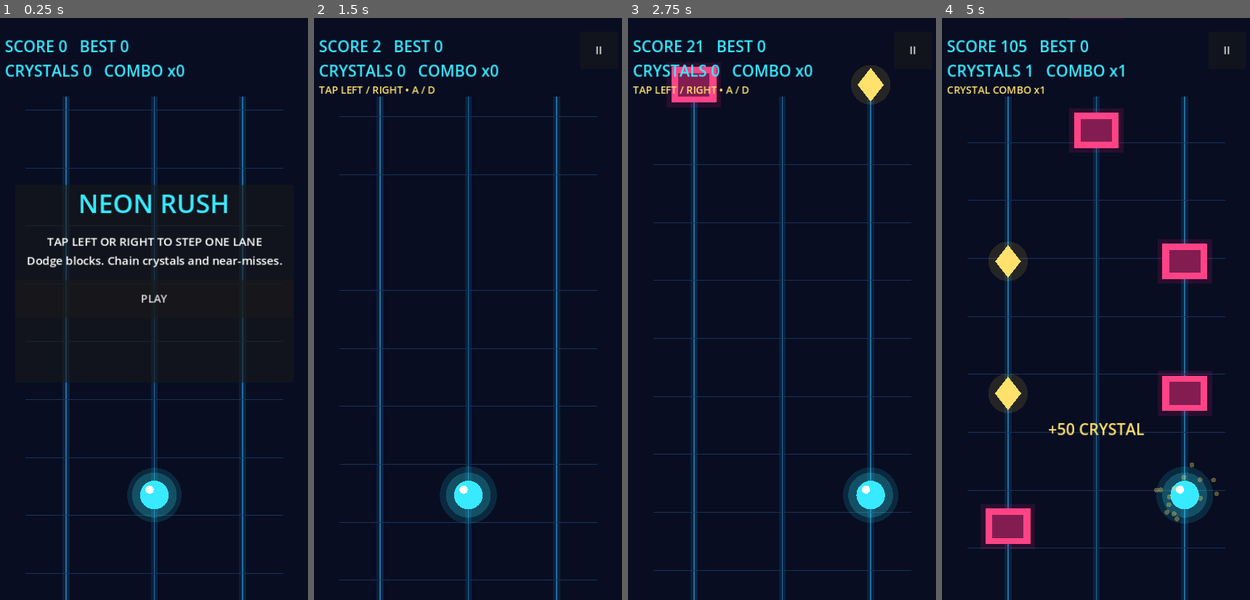
Above: before the commit, frames 1-4 (left to right).
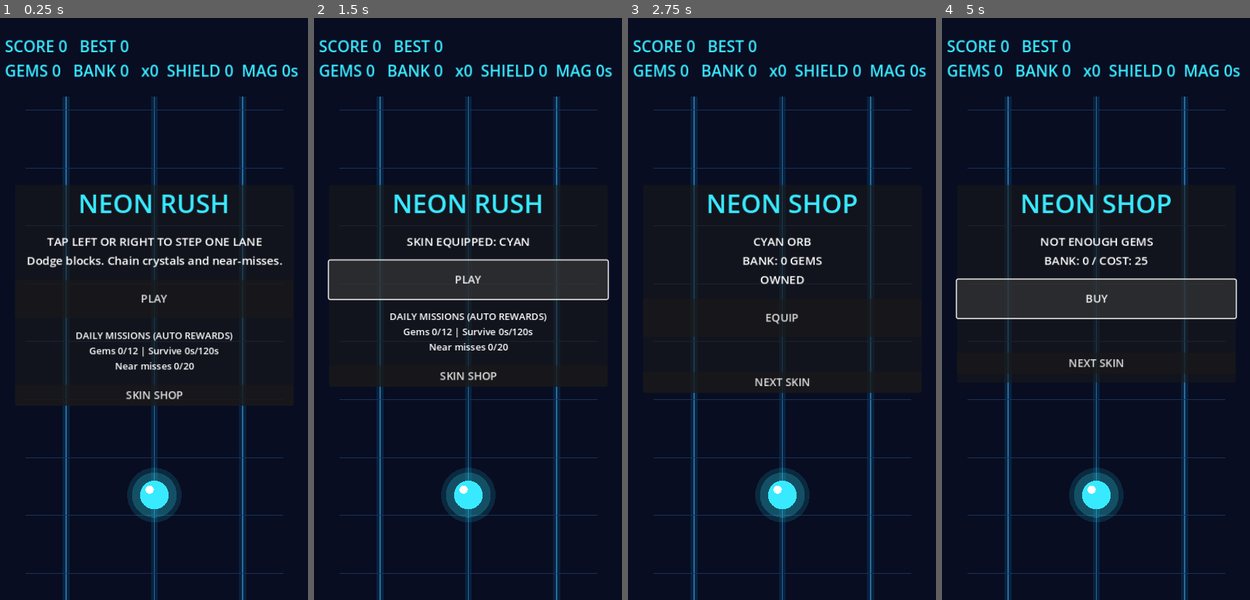
Above: after the commit, the same moments.

Repository: JoshKing15/neon-rush-android
Game: Godot game, scene res://scenes/main.tscn
Two runs of this game, one before a commit and one after it. Both use one fixed random seed, a clock stepped at 60 frames per second and the inputs below.
Inputs (mouse positions are in pixels of both pictures, inside the frame that each line leads up to):
- Up to frame 1 (0.25 s): no input
- Up to frame 2 (1.5 s): click (468, 396) at 0.5 s, where only the run after the commit has a clickable "SKIN SHOP"; click "PLAY" (after the commit: "EQUIP") at 1.25 s
- Up to frame 3 (2.75 s): click (782, 378) at 2 s, where only the run after the commit has a clickable "SKIN SHOP"
- Up to frame 4 (5 s): click (1096, 384) at 2.75 s, where only the run after the commit has a clickable "NEXT SKIN"; click (1096, 320) at 3.5 s, where only the run after the commit has a clickable "BUY"; click (1096, 297) at 4.25 s, where only the run after the commit has a clickable "BUY"

The runs differ from the first frame. In frame 1, 2.6% of the frame differs, in the area x 2-97%, y 8-67%; in frame 2, 12%; in frame 3, 9.9%; in frame 4, 20%, in the area x 1-97%, y 0-96%.

Commit message:
Implement v0.4 shield, magnet, saved gems, skin shop and daily missions

Diff:
--- a/scripts/game.gd
+++ b/scripts/game.gd
@@ -7,6 +7,12 @@
 const PLAYER_Y := 700.0
 const LANES := [110.0, 240.0, 370.0]
 const SAVE_PATH := "user://neon_rush.save"
+const PROFILE_PATH := "user://neon_rush_profile_v1.json"
+const SKIN_NAMES := ["CYAN", "VIOLET", "LIME", "SUNSET"]
+const SKIN_COLORS := [Color("38eaff"), Color("ba7aff"), Color("78ff8c"), Color("ff9959")]
+const SKIN_COSTS := [0, 25, 50, 75]
+const MISSION_TARGETS := [12, 120, 20]
+const MISSION_REWARDS := [15, 20, 25]
 const BG := Color("080d22")
 const CYAN := Color("38eaff")
 const PINK := Color("ff4386")
@@ -51,6 +57,21 @@
 var feedback_timer := 0.0
 var sound_player: AudioStreamPlayer
 var sound_stream: AudioStreamGeneratorPlayback
+var wallet := 0
+var owned_skins: Array[int] = [0]
+var selected_skin := 0
+var shield_charges := 0
+var magnet_time := 0.0
+var powerup_clock := 11.0
+var mission_day := ""
+var mission_progress: Array[int] = [0, 0, 0]
+var mission_claimed: Array[bool] = [false, false, false]
+var mission_seconds := 0.0
+var menu_mode := "main"
+var mission_label: Label
+var shop_button: Button
+var next_skin_button: Button
+var shop_index := 0
 var hud: Label
 var hint: Label
 var overlay: PanelContainer
@@ -63,6 +84,7 @@
 func _ready() -> void:
 	rng.randomize()
 	_load_best()
+	_load_profile()
 	_build_ui()
 	_setup_audio()
 	_show_menu("NEON RUSH", "TAP LEFT OR RIGHT TO STEP ONE LANE\nDodge blocks. Chain crystals and near-misses.", "PLAY")
@@ -115,11 +137,28 @@
 	reward_button.disabled = true
 	reward_button.visible = false
 	stack.add_child(reward_button)
+	mission_label = Label.new()
+	mission_label.horizontal_alignment = HORIZONTAL_ALIGNMENT_CENTER
+	mission_label.add_theme_font_size_override("font_size", 14)
+	stack.add_child(mission_label)
+	shop_button = Button.new()
+	shop_button.text = "SKIN SHOP"
+	shop_button.pressed.connect(_open_shop)
+	stack.add_child(shop_button)
+	next_skin_button = Button.new()
+	next_skin_button.text = "NEXT SKIN"
+	next_skin_button.pressed.connect(_next_skin)
+	next_skin_button.visible = false
+	stack.add_child(next_skin_button)
 	_refresh_hud()
 
 func _show_menu(heading: String, message: String, action: String) -> void:
+	menu_mode = "pause" if paused else "main"
 	title_label.text = heading
 	subtitle_label.text = message
+	mission_label.text = _mission_summary()
+	shop_button.visible = not paused
+	next_skin_button.visible = false
 	play_button.text = action
 	overlay.visible = true
 	pause_button.visible = false
@@ -128,7 +167,9 @@
 func _primary_action() -> void:
 	if retry_lock > 0.0:
 		return
-	if paused:
+	if menu_mode == "shop":
+		_shop_action()
+	elif paused:
 		_resume()
 	else:
 		start_game()
@@ -143,6 +184,11 @@
 	trails.clear()
 	feedback = ""
 	feedback_timer = 0.0
+	shield_charges = 0
+	magnet_time = 0.0
+	powerup_clock = 11.0
+	mission_seconds = 0.0
+	_check_daily_reset()
 	elapsed = 0.0
 	spawn_clock = 0.9
 	score_fraction = 0.0
@@ -175,6 +221,12 @@
 	var dt := minf(delta, 0.05)
 	elapsed += dt
 	invulnerable = maxf(0.0, invulnerable - dt)
+	magnet_time = maxf(0.0, magnet_time - dt)
+	mission_seconds += dt
+	if mission_seconds >= 1.0:
+		var seconds := int(mission_seconds)
+		mission_seconds -= float(seconds)
+		_advance_mission(1, seconds)
 	player_x = move_toward(player_x, LANES[lane], MOVE_SPEED * dt)
 	trails.append({"position": Vector2(player_x, PLAYER_Y), "life": 0.22})
 	if trails.size() > 12:
@@ -188,6 +240,10 @@
 
 	# Speed rises with time; later tiers introduce more difficult patterns.
 	speed = minf(680.0, 270.0 + elapsed * 7.0)
+	powerup_clock -= dt
+	if powerup_clock <= 0.0:
+		_spawn_powerup()
+		powerup_clock = rng.randf_range(13.0, 19.0)
 	spawn_clock -= dt
 	if spawn_clock <= 0.0:
 		_spawn_row()
@@ -202,11 +258,32 @@
 		var crosses := previous_y <= PLAYER_Y + HIT_Y and next_y >= PLAYER_Y - HIT_Y
 		var dx := absf(player_x - LANES[int(obj["lane"])])
 		if crosses and obj["kind"] == "block" and dx <= HIT_X and invulnerable <= 0.0:
+			if shield_charges > 0:
+				shield_charges -= 1
+				invulnerable = 1.0
+				_burst(Vector2(player_x, PLAYER_Y), CYAN, 20)
+				_feedback("SHIELD SAVED YOU!")
+				objects.remove_at(i)
+				continue
 			objects[i] = obj
 			_end_game()
 			break
-		if crosses and obj["kind"] == "crystal" and dx <= HIT_X:
+		if crosses and (obj["kind"] == "shield" or obj["kind"] == "magnet") and dx <= HIT_X:
+			if obj["kind"] == "shield":
+				shield_charges = 1
+				_feedback("SHIELD READY")
+			else:
+				magnet_time = 8.0
+				_feedback("MAGNET 8 SECONDS")
+			_burst(Vector2(player_x, PLAYER_Y), CYAN, 14)
+			_tone(820.0, 0.12)
+			objects.remove_at(i)
+			continue
+		if crosses and obj["kind"] == "crystal" and (dx <= HIT_X or (magnet_time > 0.0 and dx <= 145.0)):
 			crystals += 1
+			wallet += 1
+			_advance_mission(0, 1)
+			_save_profile()
 			combo += 1
 			score += 50 * mini(combo, 5)
 			hint.text = "CRYSTAL COMBO x%d" % mini(combo, 5)
@@ -218,6 +295,7 @@
 		if previous_y <= PLAYER_Y and next_y > PLAYER_Y and obj["kind"] == "block" and not bool(obj.get("near", false)):
 			if dx > HIT_X and dx <= NEAR_X:
 				obj["near"] = true
+				_advance_mission(2, 1)
 				combo += 1
 				score += 25 * mini(combo, 5)
 				hint.text = "NEAR MISS! COMBO x%d" % mini(combo, 5)
@@ -295,13 +373,14 @@
 	if score > best:
 		best = score
 		_save_best()
-	_show_menu("GAME OVER", "SCORE %d   BEST %d\nCRYSTALS %d" % [score, best, crystals], "PLAY AGAIN")
+	_save_profile()
+	_show_menu("GAME OVER", "SCORE %d   BEST %d\nRUN CRYSTALS %d  BANK %d" % [score, best, crystals, wallet], "PLAY AGAIN")
 	# Prevent a death-time tap from instantly triggering a restart.
 	retry_lock = 0.65
 	play_button.disabled = true
 
 func _refresh_hud() -> void:
-	var value := "SCORE %d   BEST %d\nCRYSTALS %d   COMBO x%d" % [score, best, crystals, mini(combo, 5)]
+	var value := "SCORE %d   BEST %d\nGEMS %d   BANK %d   x%d  SHIELD %d  MAG %.0fs" % [score, best, crystals, wallet, mini(combo, 5), shield_charges, magnet_time]
 	if hud != null and value != last_hud:
 		hud.text = value
 		last_hud = value
@@ -346,6 +425,17 @@
 	if old_lane != lane:
 		_burst(Vector2(player_x, PLAYER_Y), CYAN, 4)
 		_tone(320.0, 0.03)
+
+func _spawn_powerup() -> void:
+	# Spawn only in a lane with no newly spawned obstacle; pickups are optional.
+	var free_lanes: Array[int] = [0, 1, 2]
+	for obj in objects:
+		if absf(float(obj["y"]) + 55.0) < 80.0 and obj["kind"] == "block":
+			free_lanes.erase(int(obj["lane"]))
+	if free_lanes.is_empty():
+		return
+	var target: int = free_lanes[rng.randi_range(0, free_lanes.size() - 1)]
+	objects.append({"lane": target, "y": -55.0, "kind": "shield" if rng.randf() < 0.5 else "magnet"})
 
 func _setup_audio() -> void:
 	sound_player = AudioStreamPlayer.new()
@@ -414,11 +504,19 @@
 		draw_circle(Vector2(fx["position"]), 19.0 * alpha, Color(0.1, 0.9, 1.0, alpha * 0.24))
 	draw_circle(Vector2(player_x, PLAYER_Y), 40.0 + sin(pulse * 9.0) * 2.0, Color(0.1, 0.9, 1.0, 0.13))
 	draw_circle(Vector2(player_x, PLAYER_Y), 33.0, Color(0.23, 0.92, 1.0, 0.2))
-	draw_circle(Vector2(player_x, PLAYER_Y), 21.0, CYAN if invulnerable <= 0.0 else GOLD)
+	var orb_color: Color = SKIN_COLORS[selected_skin]
+	draw_circle(Vector2(player_x, PLAYER_Y), 21.0, orb_color if invulnerable <= 0.0 else GOLD)
+	if shield_charges > 0:
+		draw_arc(Vector2(player_x, PLAYER_Y), 30.0, 0.0, TAU, 32, CYAN, 4.0)
 	draw_circle(Vector2(player_x - 7, PLAYER_Y - 8), 6.0, Color.WHITE)
 	for obj in objects:
 		var p := Vector2(LANES[int(obj["lane"])], float(obj["y"]))
-		if obj["kind"] == "block":
+		if obj["kind"] == "shield" or obj["kind"] == "magnet":
+			var tint: Color = CYAN if obj["kind"] == "shield" else Color("ad70ff")
+			draw_circle(p, 23.0, Color(tint.r, tint.g, tint.b, 0.18))
+			draw_arc(p, 17.0, 0.0, TAU, 24, tint, 4.0)
+			draw_line(p + Vector2(-8, 0), p + Vector2(8, 0), tint, 3.0)
+		elif obj["kind"] == "block":
 			draw_rect(Rect2(p - Vector2(40, 33), Vector2(80, 66)), Color(1.0, 0.1, 0.5, 0.13))
 			draw_rect(Rect2(p - Vector2(33, 26), Vector2(66, 52)), PINK)
 			draw_rect(Rect2(p - Vector2(23, 17), Vector2(46, 34)), Color("831d51"))
@@ -435,6 +533,100 @@
 	if feedback_timer > 0.0:
 		draw_string(ThemeDB.fallback_font, Vector2(100, PLAYER_Y - 80.0 - (0.8 - feedback_timer) * 30.0), feedback, HORIZONTAL_ALIGNMENT_CENTER, 280, 23, GOLD)
 
+func _check_daily_reset() -> void:
+	var today := Time.get_date_string_from_system(false)
+	if mission_day != today:
+		mission_day = today
+		mission_progress = [0, 0, 0]
+		mission_claimed = [false, false, false]
+		_save_profile()
+
+func _advance_mission(index: int, amount: int) -> void:
+	_check_daily_reset()
+	if mission_claimed[index]:
+		return
+	mission_progress[index] = mini(MISSION_TARGETS[index], mission_progress[index] + amount)
+	if mission_progress[index] >= MISSION_TARGETS[index]:
+		mission_claimed[index] = true
+		wallet += MISSION_REWARDS[index]
+		_feedback("DAILY MISSION +%d GEMS" % MISSION_REWARDS[index])
+		_save_profile()
+
+func _mission_summary() -> String:
+	_check_daily_reset()
+	return "DAILY MISSIONS (AUTO REWARDS)\nGems %d/%d | Survive %ds/%ds\nNear misses %d/%d" % [mission_progress[0], MISSION_TARGETS[0], mission_progress[1], MISSION_TARGETS[1], mission_progress[2], MISSION_TARGETS[2]]
+
+func _open_shop() -> void:
+	if running or paused:
+		return
+	menu_mode = "shop"
+	shop_index = selected_skin
+	shop_button.visible = false
+	next_skin_button.visible = true
+	mission_label.text = ""
+	_update_shop()
+
+func _next_skin() -> void:
+	shop_index = (shop_index + 1) % SKIN_NAMES.size()
+	_update_shop()
+
+func _update_shop() -> void:
+	var owned := owned_skins.has(shop_index)
+	title_label.text = "NEON SHOP"
+	subtitle_label.text = "%s ORB\nBANK: %d GEMS\n%s" % [SKIN_NAMES[shop_index], wallet, "OWNED" if owned else "COST: %d GEMS" % SKIN_COSTS[shop_index]]
+	play_button.text = "EQUIP" if owned else "BUY"
+
+func _shop_action() -> void:
+	if owned_skins.has(shop_index):
+		selected_skin = shop_index
+		_save_profile()
+		_show_menu("NEON RUSH", "SKIN EQUIPPED: %s" % SKIN_NAMES[selected_skin], "PLAY")
+	elif wallet >= SKIN_COSTS[shop_index]:
+		wallet -= SKIN_COSTS[shop_index]
+		owned_skins.append(shop_index)
+		selected_skin = shop_index
+		_save_profile()
+		_show_menu("NEON RUSH", "UNLOCKED: %s" % SKIN_NAMES[selected_skin], "PLAY")
+	else:
+		subtitle_label.text = "NOT ENOUGH GEMS\nBANK: %d / COST: %d" % [wallet, SKIN_COSTS[shop_index]]
+
+func _save_profile() -> void:
+	var profile := {"version": 1, "best": best, "wallet": wallet, "owned": owned_skins, "selected": selected_skin, "day": mission_day, "progress": mission_progress, "claimed": mission_claimed}
+	var file := FileAccess.open(PROFILE_PATH, FileAccess.WRITE)
+	if file:
+		file.store_string(JSON.stringify(profile))
+
+func _load_profile() -> void:
+	if not FileAccess.file_exists(PROFILE_PATH):
+		_check_daily_reset()
+		return
+	var file := FileAccess.open(PROFILE_PATH, FileAccess.READ)
+	if file == null:
+		return
+	var parsed: Variant = JSON.parse_string(file.get_as_text())
+	if not parsed is Dictionary:
+		return
+	var profile: Dictionary = parsed
+	best = maxi(best, int(profile.get("best", 0)))
+	wallet = maxi(0, int(profile.get("wallet", 0)))
+	owned_skins = [0]
+	for item in profile.get("owned", []):
+		var index := int(item)
+		if index >= 0 and index < SKIN_NAMES.size() and not owned_skins.has(index):
+			owned_skins.append(index)
+	selected_skin = int(profile.get("selected", 0))
+	if not owned_skins.has(selected_skin):
+		selected_skin = 0
+	mission_day = str(profile.get("day", ""))
+	var progress: Array = profile.get("progress", [])
+	var claimed: Array = profile.get("claimed", [])
+	for i in range(3):
+		if i < progress.size():
+			mission_progress[i] = clampi(int(progress[i]), 0, MISSION_TARGETS[i])
+		if i < claimed.size():
+			mission_claimed[i] = bool(claimed[i])
+	_check_daily_reset()
+
 func _save_best() -> void:
 	var file := FileAccess.open(SAVE_PATH, FileAccess.WRITE)
 	if file:
Not shown, changed: docs/ROADMAP.md
Not shown, added: docs/V04_TESTING.md
